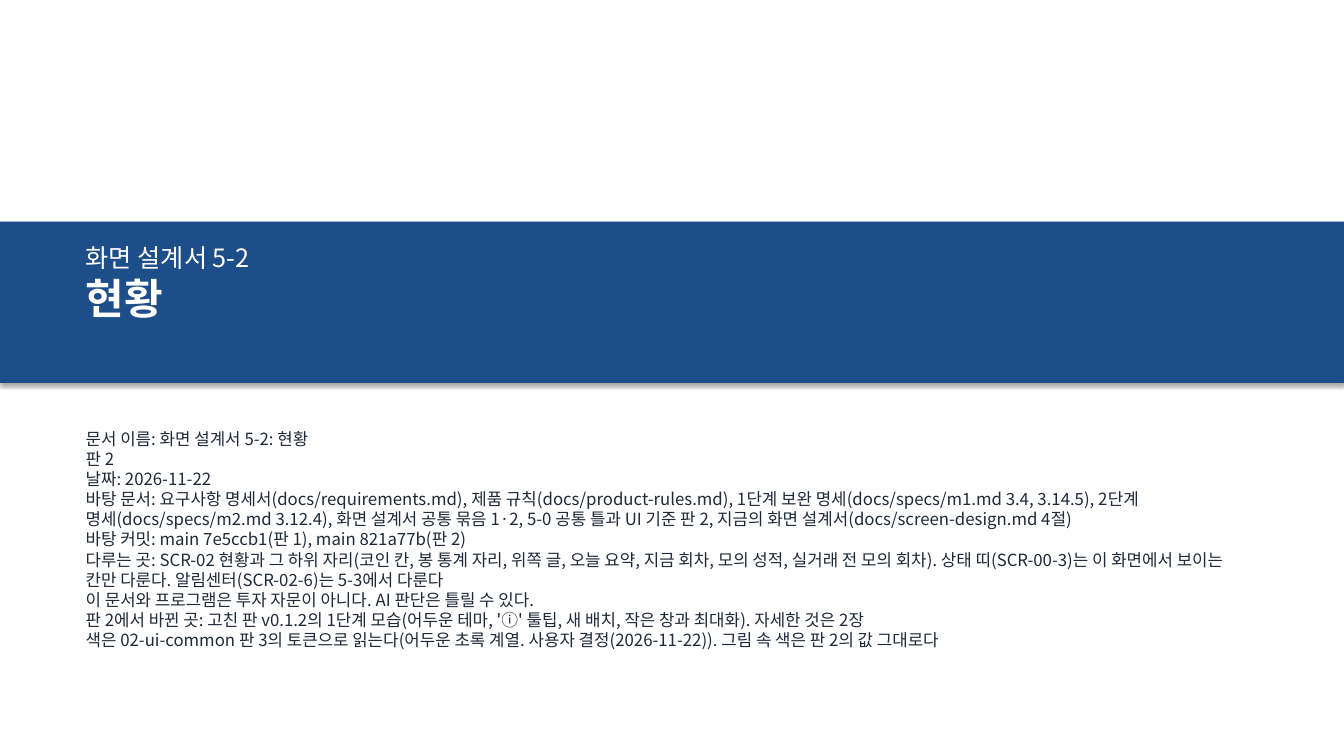
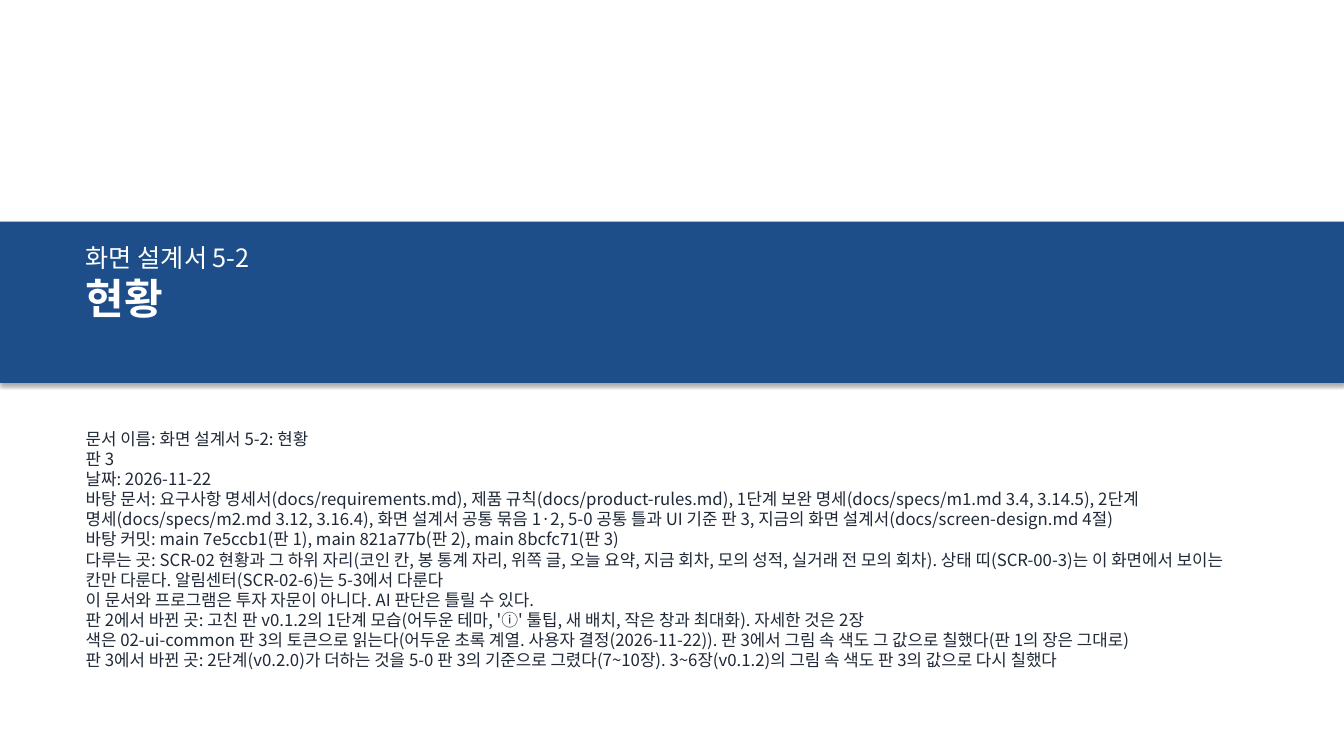
Before and after one commit to khy920723/coin-report-trader, a slide deck: slide 1 of docs/screen-design/11-status.pptx. Drawn at 1344x756 pixels with LibreOffice and Linux fonts; fonts in the diff are those of the drawing. Boxes give left, top, right and bottom in pixels: in the first picture for what was removed or moved away, otherwise in the second. Text is boxed around its words. In the diff, an @@ line names an element or a change of style, - is before the commit and + after.

```diff
--- a/docs/screen-design/11-status.pptx
+++ b/docs/screen-design/11-status.pptx
@@ text at (x1=86, y1=451, x2=114, y2=466): text changed @@
-판 2
+판 3
@@ text at (x1=86, y1=491, x2=1139, y2=548): text changed @@
-바탕 문서: 요구사항 명세서(docs/requirements.md), 제품 규칙(docs/product-rules.md), 1단계 보완 명세(docs/specs/m1.md 3.4, 3.14.5), 2단계 명세(docs/specs/m2.md 3.12.4), 화면 설계서 공통 묶음 1·2, 5-0 공통 틀과 UI 기준 판 2, 지금의 화면 설계서(docs/screen-design.md 4절)
-바탕 커밋: main 7e5ccb1(판 1), main 821a77b(판 2)
+바탕 문서: 요구사항 명세서(docs/requirements.md), 제품 규칙(docs/product-rules.md), 1단계 보완 명세(docs/specs/m1.md 3.4, 3.14.5), 2단계 명세(docs/specs/m2.md 3.12, 3.16.4), 화면 설계서 공통 묶음 1·2, 5-0 공통 틀과 UI 기준 판 3, 지금의 화면 설계서(docs/screen-design.md 4절)
+바탕 커밋: main 7e5ccb1(판 1), main 821a77b(판 2), main 8bcfc71(판 3)
@@ text at (x1=86, y1=632, x2=1129, y2=669): text changed @@
-색은 02-ui-common 판 3의 토큰으로 읽는다(어두운 초록 계열. 사용자 결정(2026-11-22)). 그림 속 색은 판 2의 값 그대로다
+색은 02-ui-common 판 3의 토큰으로 읽는다(어두운 초록 계열. 사용자 결정(2026-11-22)). 판 3에서 그림 속 색도 그 값으로 칠했다(판 1의 장은 그대로)
+판 3에서 바뀐 곳: 2단계(v0.2.0)가 더하는 것을 5-0 판 3의 기준으로 그렸다(7~10장). 3~6장(v0.1.2)의 그림 속 색도 판 3의 값으로 다시 칠했다
```
Also in this commit, not shown: 17 other slides changed, 4 slides added, 8 other files.
